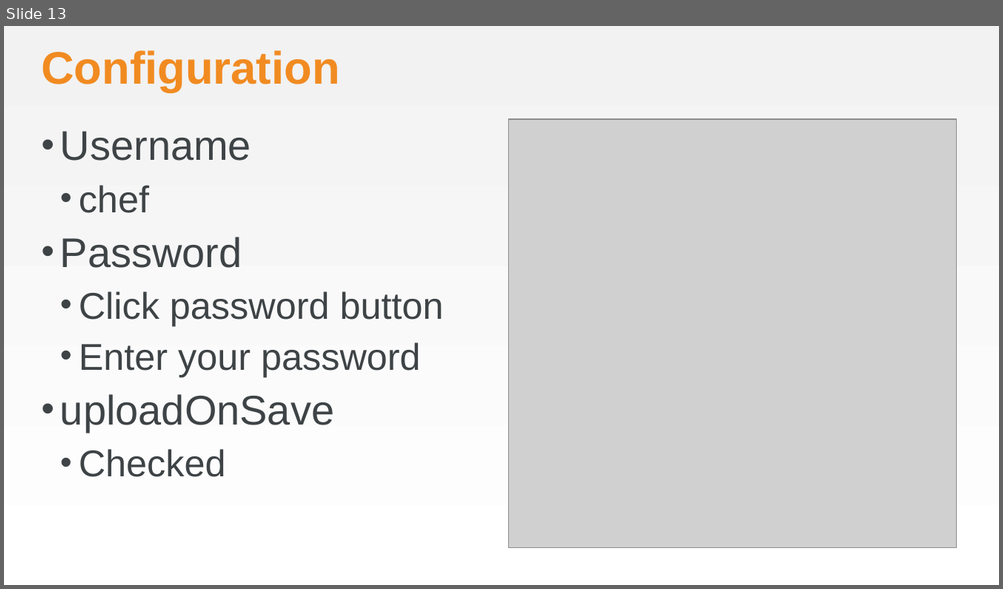
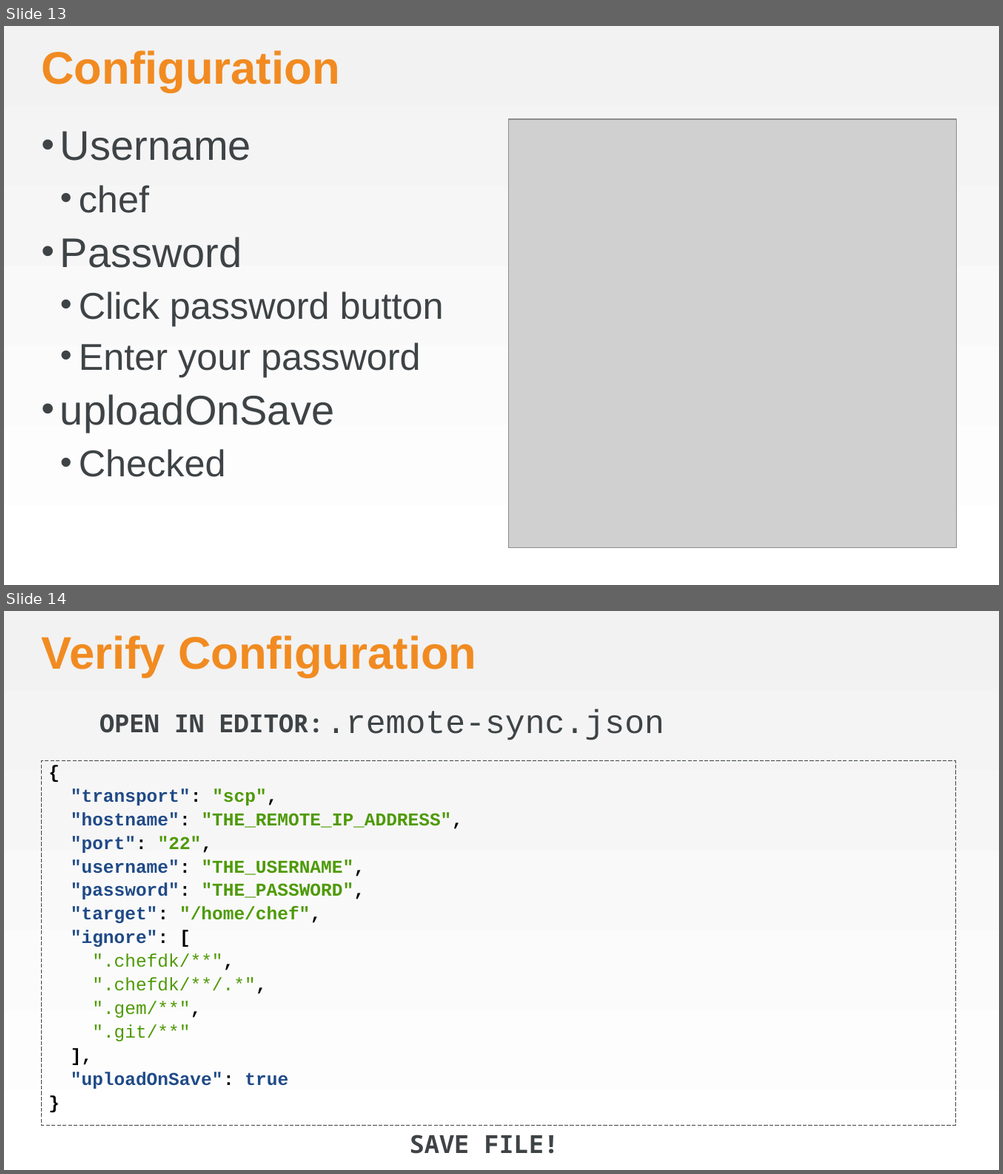
Before and after one commit to nathenharvey/chef-gilt-2014, a slide deck: Configure_Remote_Editing.pptx. Shown one above the other, each under a label of ours: slide 13 before the commit, slides 13 and 14 after it. The pictures are 1003x589 and 1003x1174 pixels, drawn with LibreOffice and Linux fonts; fonts in the diff are those of the drawing; grey boxes stand for pictures; background and template pictures are left out. Boxes give left, top, right and bottom in pixels: in the first picture for what was removed or moved away, otherwise in the second. Text is boxed around its words. In the diff, an @@ line names an element or a change of style, - is before the commit and + after.

Commit message:
Add a slide about the need for a folder
Resolves #1 - a folder is required for remote sync configuration

also adds slides for manually verifying and reloading the configuration

```diff
--- a/Configure_Remote_Editing.pptx
+++ b/Configure_Remote_Editing.pptx
@@ slide 14 added at bbox=[4, 611, 999, 1170], background gradient #F2F2F2 to #FFFFFF @@
@@ title added at bbox=[41, 635, 476, 678], 44 pt, text #F18B21, bold @@
+Verify Configuration
@@ text added at bbox=[99, 714, 323, 733], 24 pt, text #3E4346, bold @@
+OPEN IN EDITOR:
@@ text added at bbox=[326, 709, 664, 741], 32 pt, text #3E4346 @@
+.remote-sync.json
@@ text added at bbox=[41, 761, 956, 1126], outline #3E4346 0.75 pt dashed, 17.5 pt, text #4E9A06, bold @@
+{
+"transport": "scp",
+"hostname": "THE_REMOTE_IP_ADDRESS",
+"port": "22",
+"username": "THE_USERNAME",
+"password": "THE_PASSWORD",
+"target": "/home/chef",
+"ignore": [
+".chefdk/**",
+".chefdk/**/.*",
+".gem/**",
+".git/**"
+],
+"uploadOnSave": true
+}
@@ text added at bbox=[410, 1135, 559, 1154], 24 pt, text #3E4346, bold @@
+SAVE FILE!
```
Also in this commit, not shown: 2 slides changed, 2 other slides added, 1 slide removed, 1 other file.
